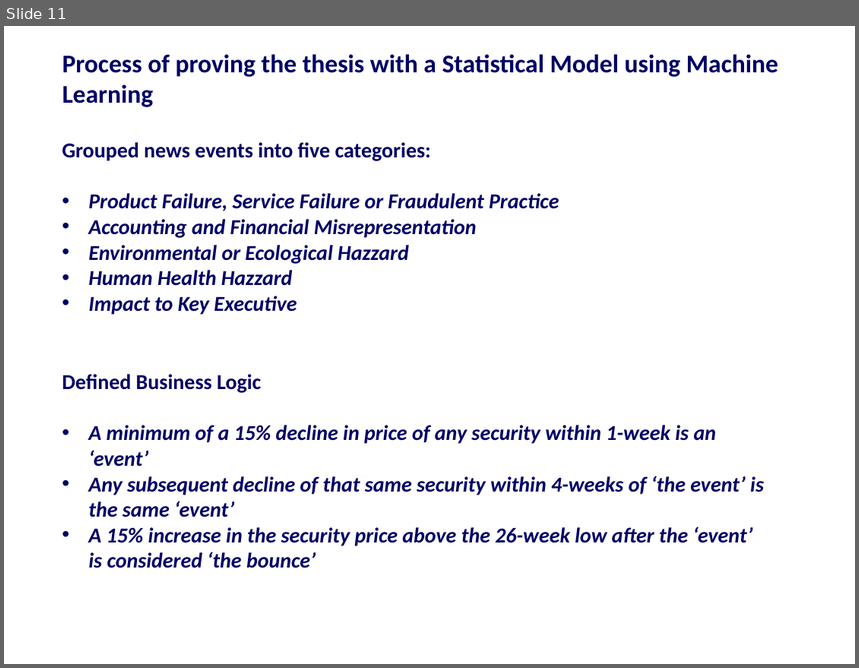
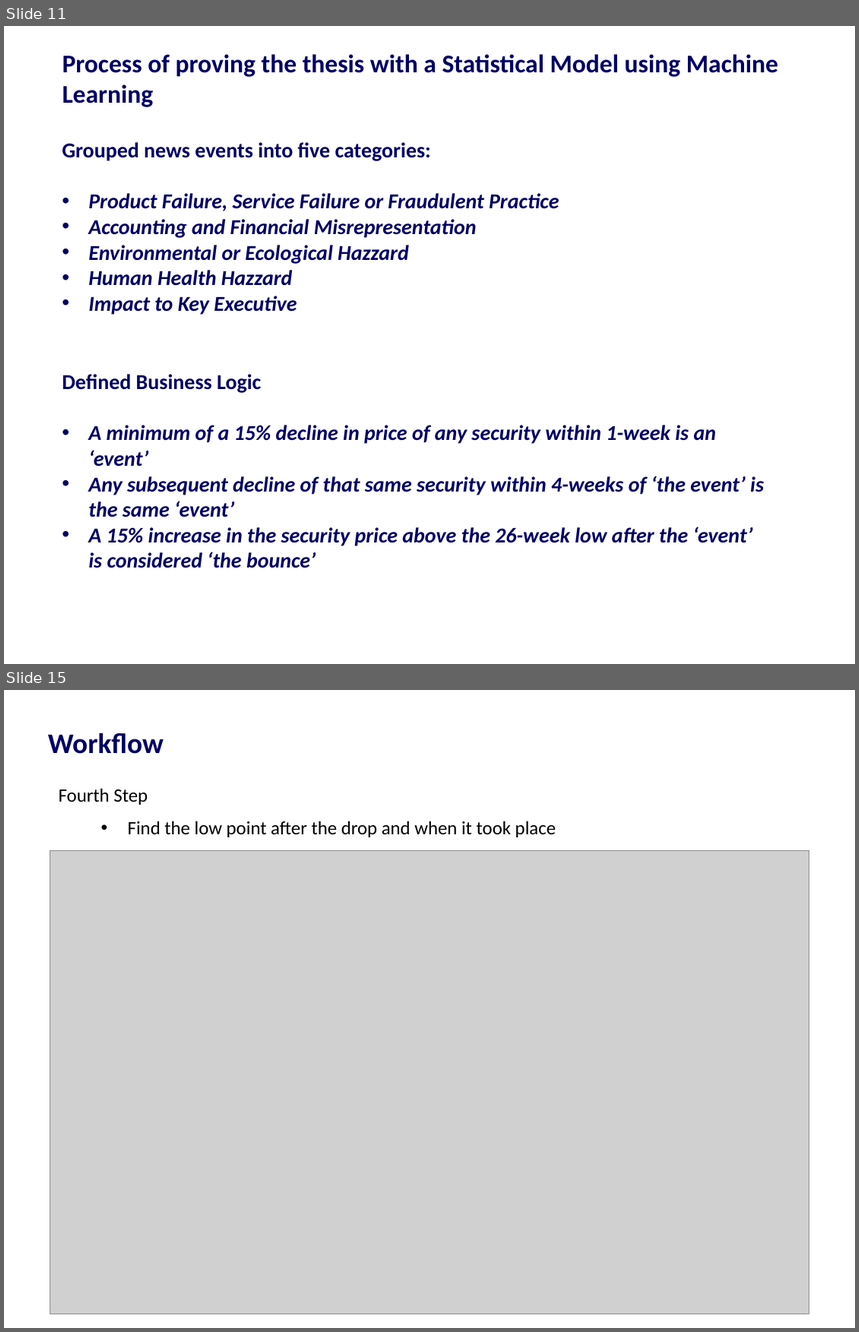
Before and after one commit to harshil753/Bounce_Back, a slide deck: Bounce_Back 24012018v1.pptx. Shown one above the other, each under a label of ours: slide 11 before the commit, slides 11 and 15 after it; the slides between them are not shown. The pictures are 859x668 and 859x1332 pixels, drawn with LibreOffice and Linux fonts; fonts in the diff are those of the drawing; grey boxes stand for pictures. Boxes give left, top, right and bottom in pixels: in the first picture for what was removed or moved away, otherwise in the second. Text is boxed around its words. In the diff, an @@ line names an element or a change of style, - is before the commit and + after.

```diff
--- a/Bounce_Back 24012018v1.pptx
+++ b/Bounce_Back 24012018v1.pptx
@@ slide 15 added at bbox=[4, 690, 855, 1328], background #FFFFFF @@
@@ title added at bbox=[48, 733, 164, 754], 24 pt, text #000066, bold @@
+Workflow
@@ text added at bbox=[59, 788, 556, 837], 16 pt, text #000000 @@
+Fourth Step
+  • Find the low point after the drop and when it took place
@@ picture added at bbox=[50, 851, 810, 1314] @@
```
Also in this commit, not shown: 10 other slides added, 4 slides removed, 6 other files.
